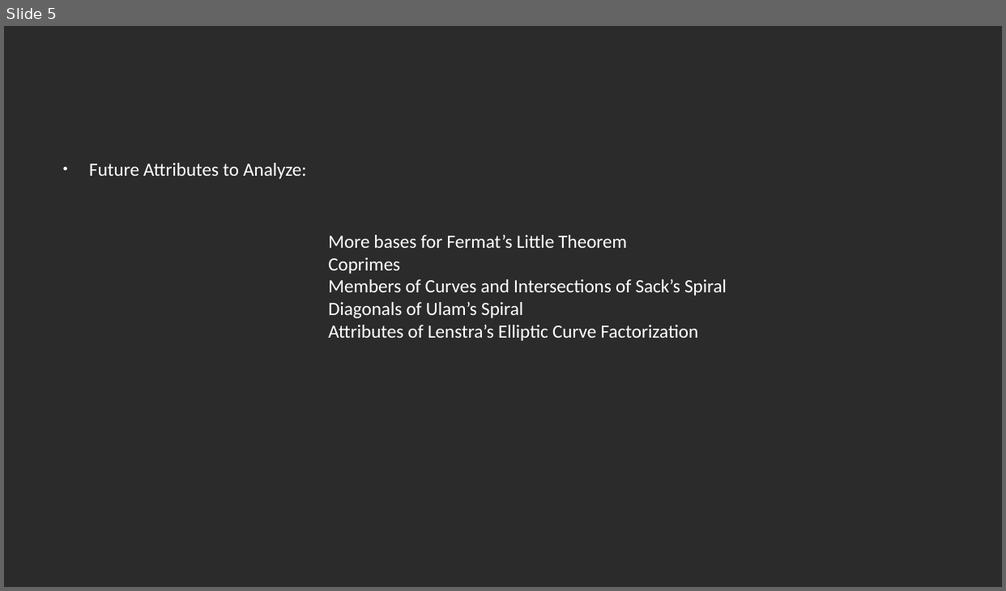
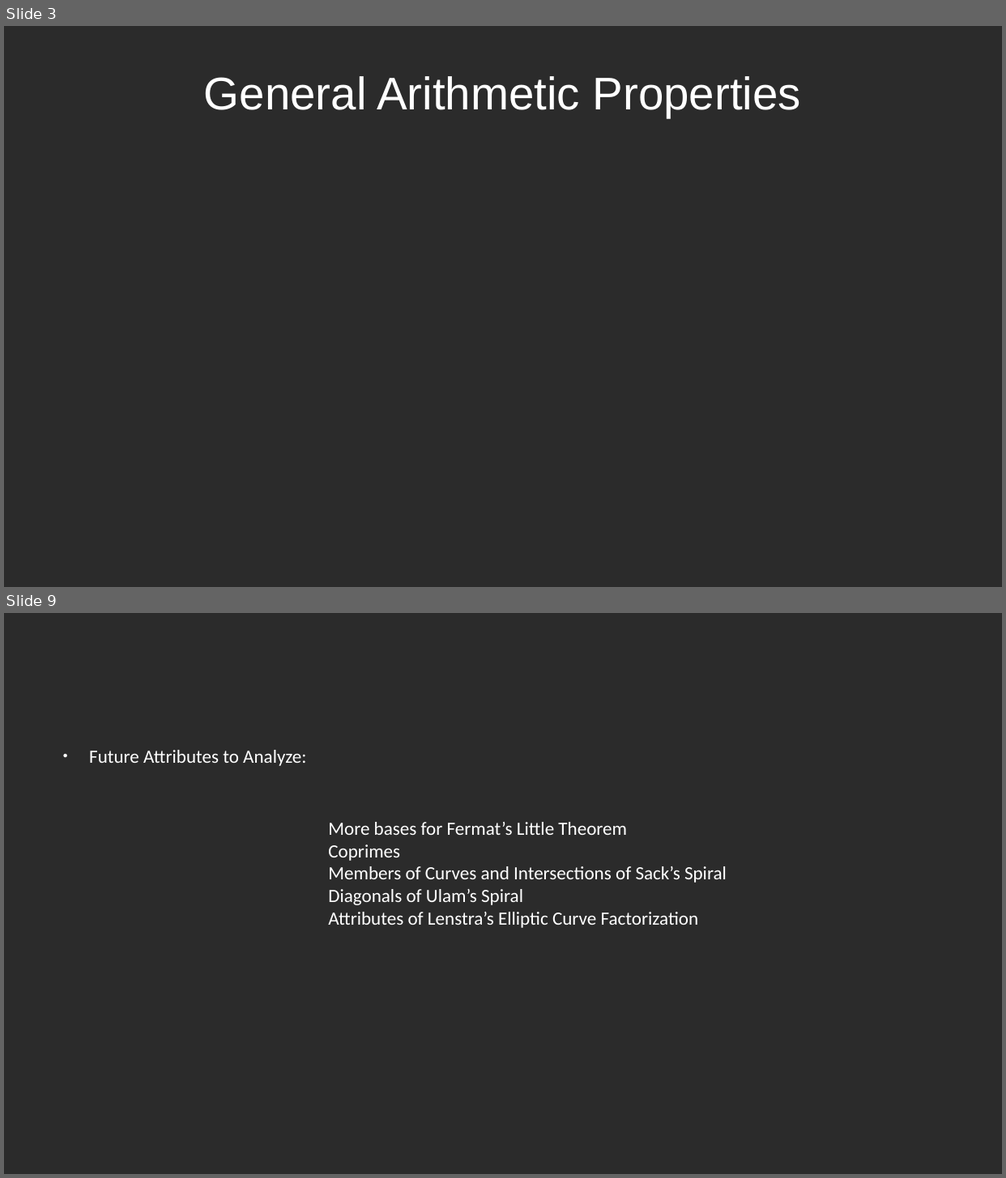
Before and after one commit to rohansaha/CSC-635-Data-Mining-, a slide deck: Classifying natural numbers.pptx. Shown one above the other, each under a label of ours: slide 5 before the commit, slides 3 and 9 after it; the slides between them are not shown. The pictures are 1006x591 and 1006x1178 pixels, drawn with LibreOffice and Linux fonts; fonts in the diff are those of the drawing; grey boxes stand for pictures; background and template pictures are left out; a plain dark background stands for a picture behind light text. Boxes give left, top, right and bottom in pixels: in the first picture for what was removed or moved away, otherwise in the second. Text is boxed around its words. In the diff, an @@ line names an element or a change of style, - is before the commit and + after.

```diff
--- a/Classifying natural numbers.pptx
+++ b/Classifying natural numbers.pptx
@@ slide 3 added at box(4, 26, 1002, 587), background picture (left out) @@
@@ title added at box(204, 76, 801, 118), 44 pt, text #FFFFFF @@
+General Arithmetic Properties
@@ what was slide 5 is now slide 9 @@
```
Also in this commit, not shown: 3 slides changed, 5 other slides added, 2 slides removed.
